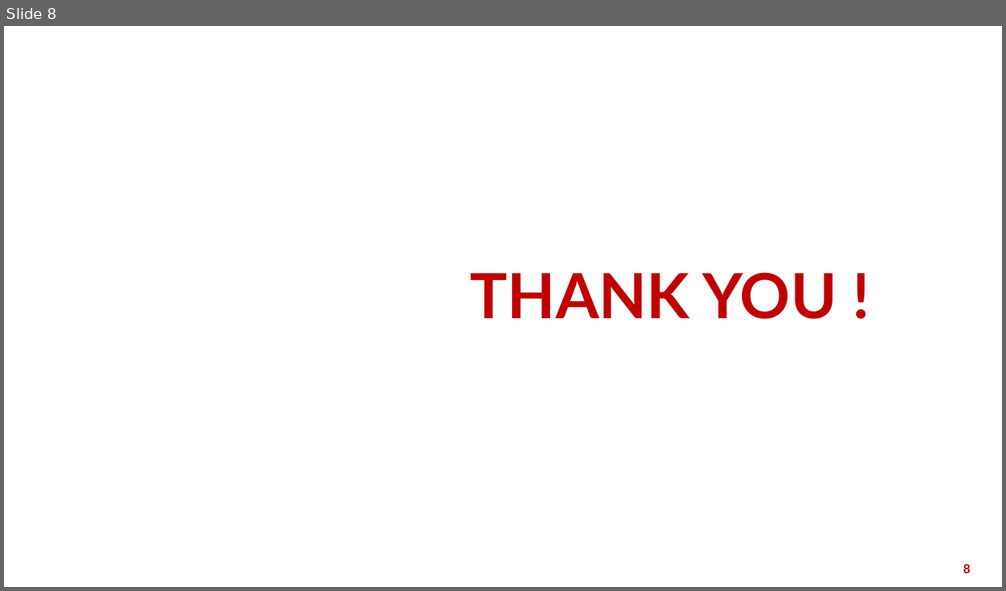
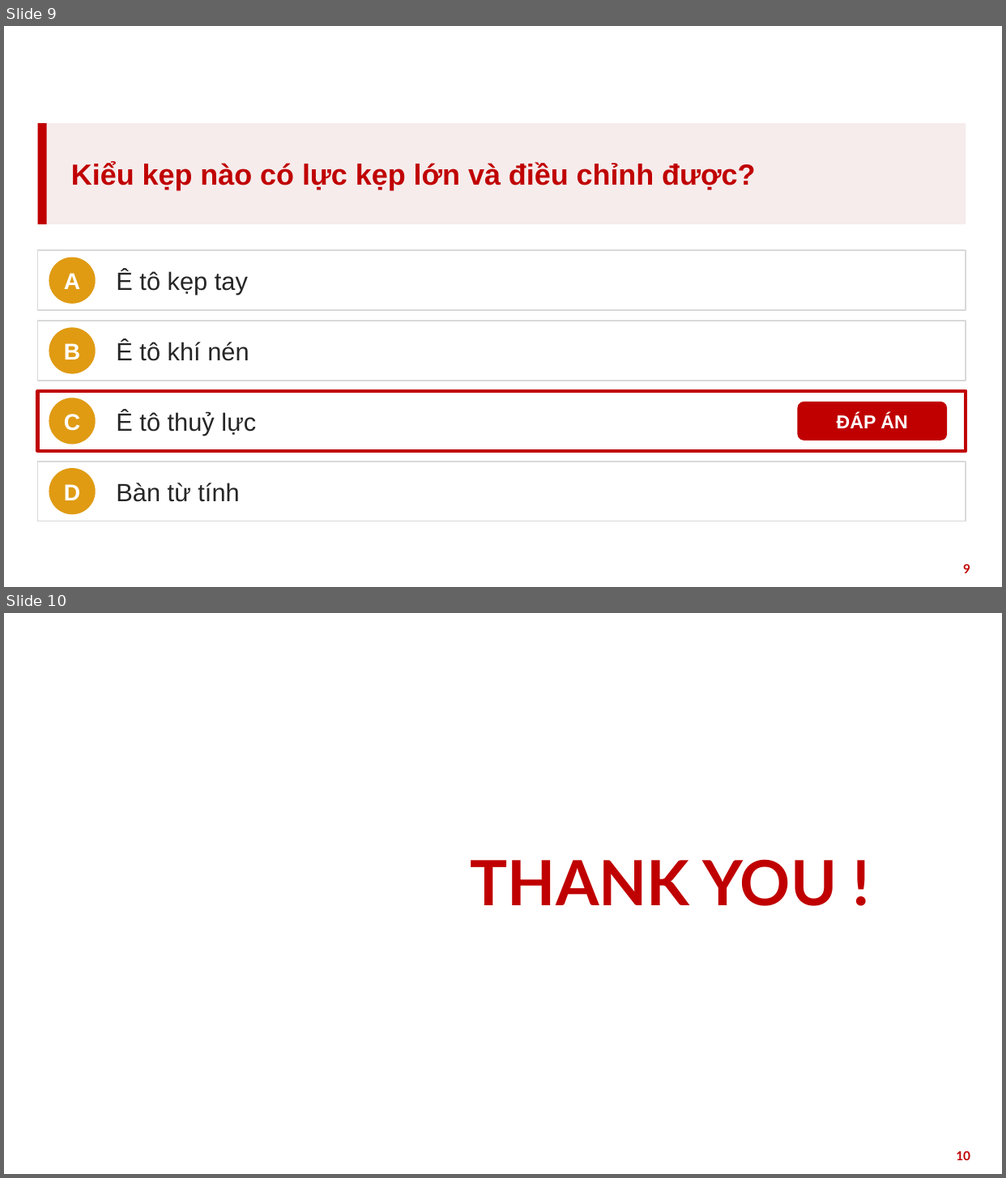
Before and after one commit to vinhdo281/CNC, a slide deck: Slide_Ga_kep_CNC.pptx. Shown one above the other, each under a label of ours: slide 8 before the commit, slides 9 and 10 after it. The pictures are 1006x591 and 1006x1178 pixels, drawn with LibreOffice and Linux fonts; fonts in the diff are those of the drawing; background and template pictures are left out. Boxes give left, top, right and bottom in pixels: in the first picture for what was removed or moved away, otherwise in the second. Text is boxed around its words. In the diff, an @@ line names an element or a change of style, - is before the commit and + after.

```diff
--- a/Slide_Ga_kep_CNC.pptx
+++ b/Slide_Ga_kep_CNC.pptx
@@ slide 9 added at [4,26,1002,587], background picture (left out) @@
@@ title added at [32,35,974,71], 26 pt, text #FFFFFF, bold @@
+Câu hỏi 2
@@ rectangle added at [38,123,966,224], fill #F6ECEC @@
@@ rectangle added at [38,123,47,224], fill #C00000 @@
@@ text added at [71,162,755,190], 28 pt, text #C00000, bold @@
+Kiểu kẹp nào có lực kẹp lớn và điều chỉnh được?
@@ rectangle added at [38,250,966,310], outline #D9D9D9 1.25 pt @@
@@ ellipse added at [49,258,96,304], fill #E09B13, 22 pt, text #FFFFFF, bold @@
+A
@@ text added at [116,271,248,295], 24 pt, text #262626 @@
+Ê tô kẹp tay
@@ rectangle added at [38,321,966,381], outline #D9D9D9 1.25 pt @@
@@ ellipse added at [49,327,96,374], fill #E09B13, 22 pt, text #FFFFFF, bold @@
+B
@@ text added at [116,340,249,361], 24 pt, text #262626 @@
+Ê tô khí nén
@@ rectangle added at [38,391,966,451], outline #D9D9D9 1.25 pt @@
@@ rectangle added at [38,391,966,451], outline #C00000 3.5 pt @@
@@ ellipse added at [49,398,96,445], fill #E09B13, 22 pt, text #FFFFFF, bold @@
+C
@@ text added at [116,411,256,435], 24 pt, text #262626 @@
+Ê tô thuỷ lực
@@ rounded rectangle added at [798,402,948,441], fill #C00000, 18 pt, text #FFFFFF, bold @@
+ĐÁP ÁN
@@ rectangle added at [38,462,966,522], outline #D9D9D9 1.25 pt @@
@@ ellipse added at [49,468,96,515], fill #E09B13, 22 pt, text #FFFFFF, bold @@
+D
@@ text added at [116,483,239,502], 24 pt, text #262626 @@
+Bàn từ tính
@@ page number added at [963,564,970,574], 12 pt, text #C00000, bold @@
+9
@@ what was slide 8 is now slide 10 @@
@@ page number at [956,1151,970,1161]: text changed @@
-8
+10
```
Also in this commit, not shown: 3 slides changed, 1 other slide added, 5 other files.
